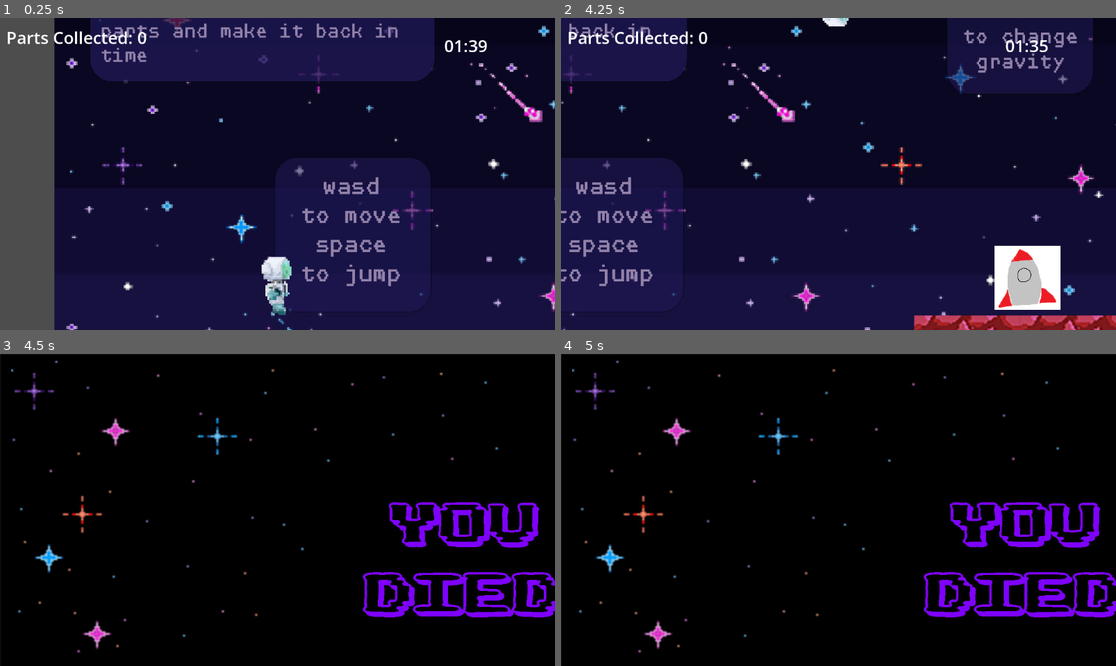
Above: before the commit, frames 1-4 (two rows, left to right).
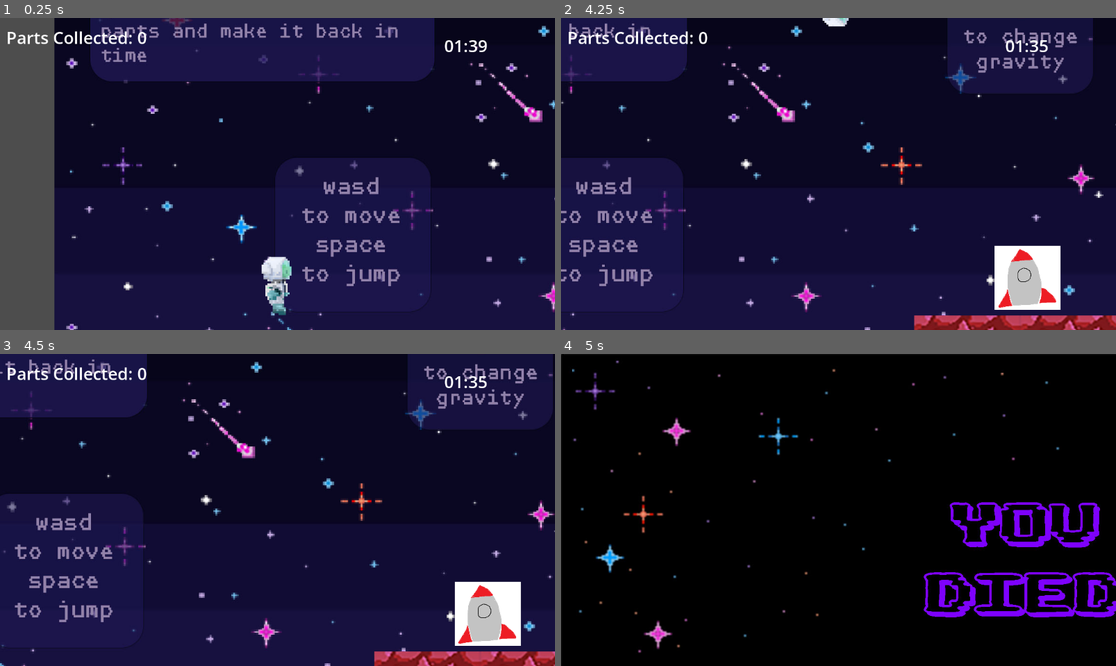
Above: after the commit, the same moments.

Repository: mustard221/GamesNow
Game: Godot game, scene res://Moving.tscn
Same seed, same stepped clock (60 frames per second), same inputs: the game is played once before the commit and once after it. This scene is started directly instead of the project's main scene.
Inputs:
- Up to frame 1 (0.25 s): no input
- Up to frame 2 (4.25 s): hold D (RIGHT) 0.53-2.03 s; tap Q (SWITCH) every 0.75 s from 0.6 to 3.6 s; tap Space (JUMP) at 0.77, 1.52, 3.02, 3.77 s; hold A (LEFT) 2.03-2.78 s; hold D (RIGHT) from 2.78 s (still down)
- Up to frame 3 (4.5 s): release D (RIGHT) at 4.28 s; hold A (LEFT) from 4.28 s (still down); tap Q (SWITCH) at 4.35 s
- Up to frame 4 (5 s): keep holding A (LEFT); tap Space (JUMP) at 4.52 s

Frames 1-2 are identical in both runs. In frame 3, 99% of the frame differs, in the area x 0-100%, y 0-100%; in frame 4, nothing differs.

Commit message:
Fixed the death zones

Diff:
--- a/gamejammovementtest1/Moving.tscn
+++ b/gamejammovementtest1/Moving.tscn
@@ -5,7 +5,7 @@
 [ext_resource type="Script" path="res://Scripts/item.gd" id="4_4ftro"]
 [ext_resource type="Texture2D" uid="uid://yfs1iexy1xss" path="res://Jump/Jump1.png" id="4_asp0e"]
 [ext_resource type="Script" path="res://CameraScript.gd" id="4_yvm62"]
-[ext_resource type="Texture2D" uid="uid://1nr1y3hqi5ib" path="res://Sprites/spaceship.png" id="5_7ft63"]
+[ext_resource type="Texture2D" uid="uid://1nr1y3hqi5ib" path="res://spaceship.png" id="5_7ft63"]
 [ext_resource type="Texture2D" uid="uid://c1bayyewxp1di" path="res://Jump/Jump2.png" id="5_wv05u"]
 [ext_resource type="Texture2D" uid="uid://bucp0gtiyw2mk" path="res://Jump/Jump3.png" id="6_sr2nq"]
 [ext_resource type="Script" path="res://Scripts/timer.gd" id="6_umr42"]
--- a/gamejammovementtest1/Scripts/Player.gd
+++ b/gamejammovementtest1/Scripts/Player.gd
@@ -62,7 +62,7 @@
 		else:
 			$AnimatedSprite2D.scale.y = 0.2
 
-	if position.y > 1000 or position.y < 0:
+	if position.y > 1000 or position.y < -100:
 		get_tree().change_scene_to_file("res://death.tscn")
 
 	# Handle jump.
--- a/gamejammovementtest1/splashscreen.tscn
+++ b/gamejammovementtest1/splashscreen.tscn
@@ -2,8 +2,8 @@
 
 [ext_resource type="Texture2D" uid="uid://cdq521g6ukjx2" path="res://title background copy.jpg" id="1_rh1tm"]
 [ext_resource type="Script" path="res://Scripts/button_splash.gd" id="2_duh5k"]
-[ext_resource type="Texture2D" uid="uid://qq6ktt52jaev" path="res://Sprites/start_button.png" id="3_m5cs7"]
-[ext_resource type="Texture2D" uid="uid://w3gcxr76n47m" path="res://Sprites/quit_button.png" id="4_ywk5b"]
+[ext_resource type="Texture2D" uid="uid://qq6ktt52jaev" path="res://start_button.png" id="3_m5cs7"]
+[ext_resource type="Texture2D" uid="uid://w3gcxr76n47m" path="res://quit_button.png" id="4_ywk5b"]
 
 [sub_resource type="StyleBoxEmpty" id="StyleBoxEmpty_r7h75"]
 
